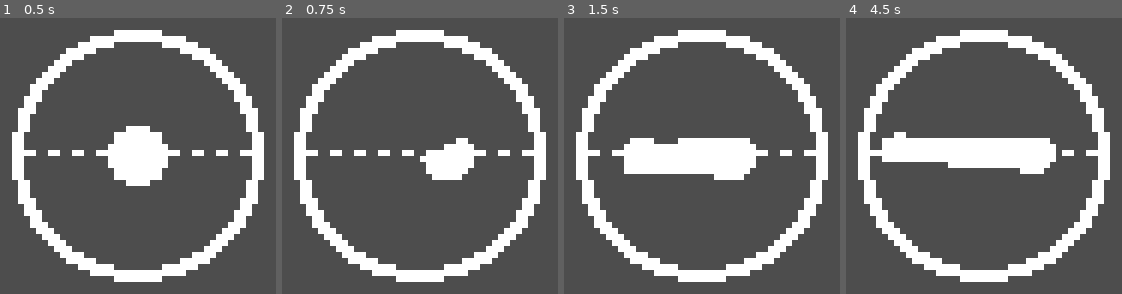
Above: before the commit, frames 1-4 (left to right).
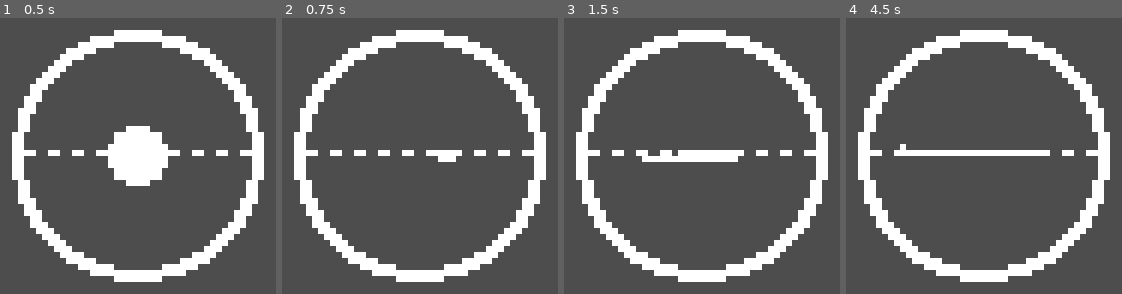
Above: after the commit, the same moments.

Repository: tm-nielsen/Juggle-Goblin
Game: Godot game, scene res://scenes/ui/trackball_visualizer.tscn
The game is run twice, just before and just after one commit, with the same random seed, the same clock (stepped at 60 frames per second) and the same inputs. This scene is started directly instead of the project's main scene.
Inputs (mouse positions are in pixels of both pictures, inside the frame that each line leads up to):
- Up to frame 1 (0.5 s): no input
- Up to frame 2 (0.75 s): tap Enter at 0.5 s; move the mouse to (500, 156) at 0.52 s; hold D (right) from 0.53 s (still down); tap Space (dash) at 0.6 s
- Up to frame 3 (1.5 s): tap W (jump) at 0.77, 1.07 s; tap Space (dash) at 1.25 s; move the mouse to (630, 161) at 1.27 s; release D (right) at 1.28 s; hold A (left) from 1.28 s (still down); click (630, 161) at 1.35 s
- Up to frame 4 (4.5 s): tap W (jump) at 1.52, 1.82, 3.02, 3.32, 3.77, 4.07 s; tap Enter at 2, 3.5 s; move the mouse to (1019, 144) at 2.02 s; release A (left) at 2.03 s; hold D (right) 2.03-3.53 s; tap Space (dash) at 2.1, 2.75, 3.6, 4.25 s; move the mouse to (964, 172) at 2.77 s; click (964, 172) at 2.85 s; move the mouse to (1091, 169) at 3.52 s; hold A (left) from 3.53 s (still down); move the mouse to (876, 150) at 4.27 s; click (876, 150) at 4.35 s

Frame 1 is identical in both runs. In frame 2, 1.7% of the frame differs, in the area x 50-70%, y 43-59%; in frame 3, 4.7%; in frame 4, 5.2%, in the area x 13-77%, y 41-57%.

Commit message:
Fixed 2D visualizer drawing

Diff:
--- a/scenes/ui/trackball_visualizer.tscn
+++ b/scenes/ui/trackball_visualizer.tscn
@@ -6,3 +6,4 @@
 position = Vector2(120, 67)
 script = ExtResource("1_325d4")
 mouse_delta_multiplier = 0.1
+acceleration_scale = 5.0
--- a/scripts/tutorial/trackball_input_visualizer.gd
+++ b/scripts/tutorial/trackball_input_visualizer.gd
@@ -70,7 +70,7 @@
 func _get_semicircle_points(centre: Vector2, p_radius: float,
     normal: Vector2, point_count: int = 6) -> PackedVector2Array:
   var points = PackedVector2Array()
-  var offset = (normal * p_radius).rotated(-PI / 4)
+  var offset = (normal * p_radius).rotated(-PI / 2)
   for i in point_count:
     points.append(centre + offset)
     offset = offset.rotated(PI / point_count)
